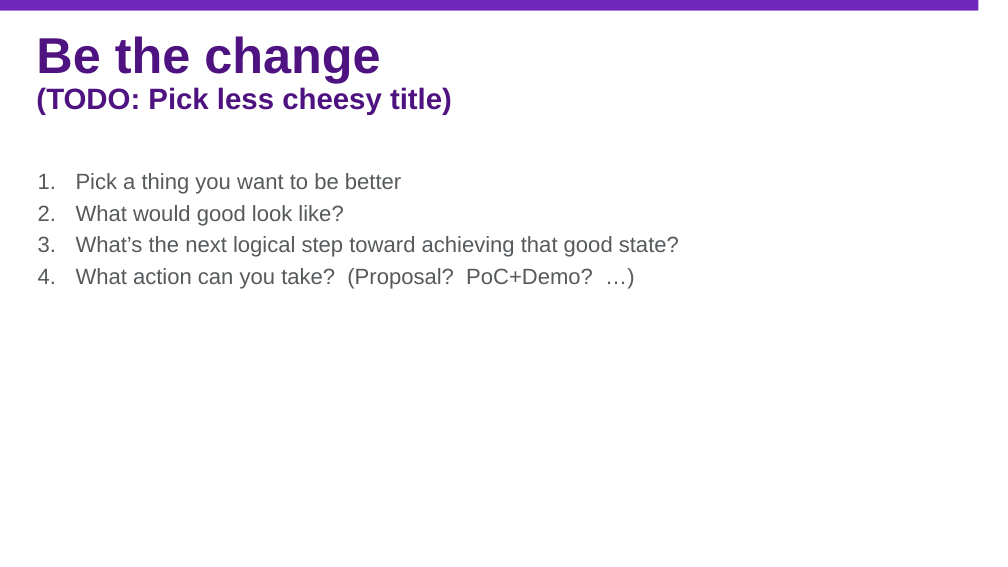
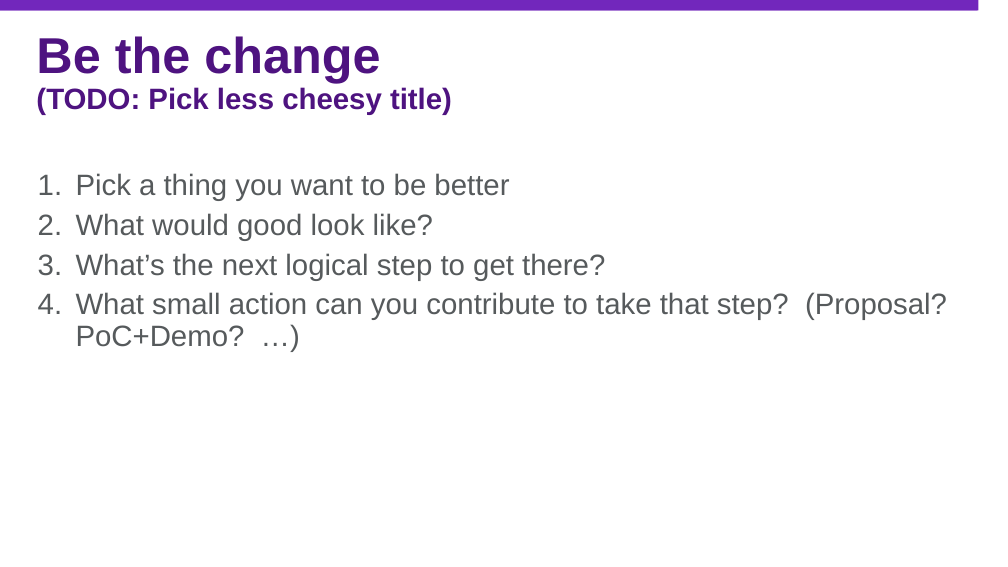
Before and after one commit to jasonjwood/presentations, a slide deck: slide 30 of InFusion2016 - Getting It Done - Jason Wood.pptx (slide 32 before the commit). Drawn at 1008x567 pixels with LibreOffice and Linux fonts; fonts in the diff are those of the drawing; background and template pictures are left out. Boxes give left, top, right and bottom in pixels: in the first picture for what was removed or moved away, otherwise in the second. Text is boxed around its words. In the diff, an @@ line names an element or a change of style, - is before the commit and + after.

```diff
--- a/InFusion2016 - Getting It Done - Jason Wood.pptx
+++ b/InFusion2016 - Getting It Done - Jason Wood.pptx
@@ text at bbox=[76, 173, 509, 241]: size 21 to 28 pt in "Pick a thing you want to be ...", "What would good look like?" @@
@@ text at bbox=[76, 253, 947, 347]: text changed; size 21 to 28 pt @@
-3. What’s the next logical step toward achieving that good state?
-4. What action can you take? (Proposal? PoC+Demo? …)
+3. What’s the next logical step to get there?
+4. What small action can you contribute to take that step? (Proposal? PoC+Demo? …)
```
Also in this commit, not shown: 13 other slides changed, 2 slides removed.
